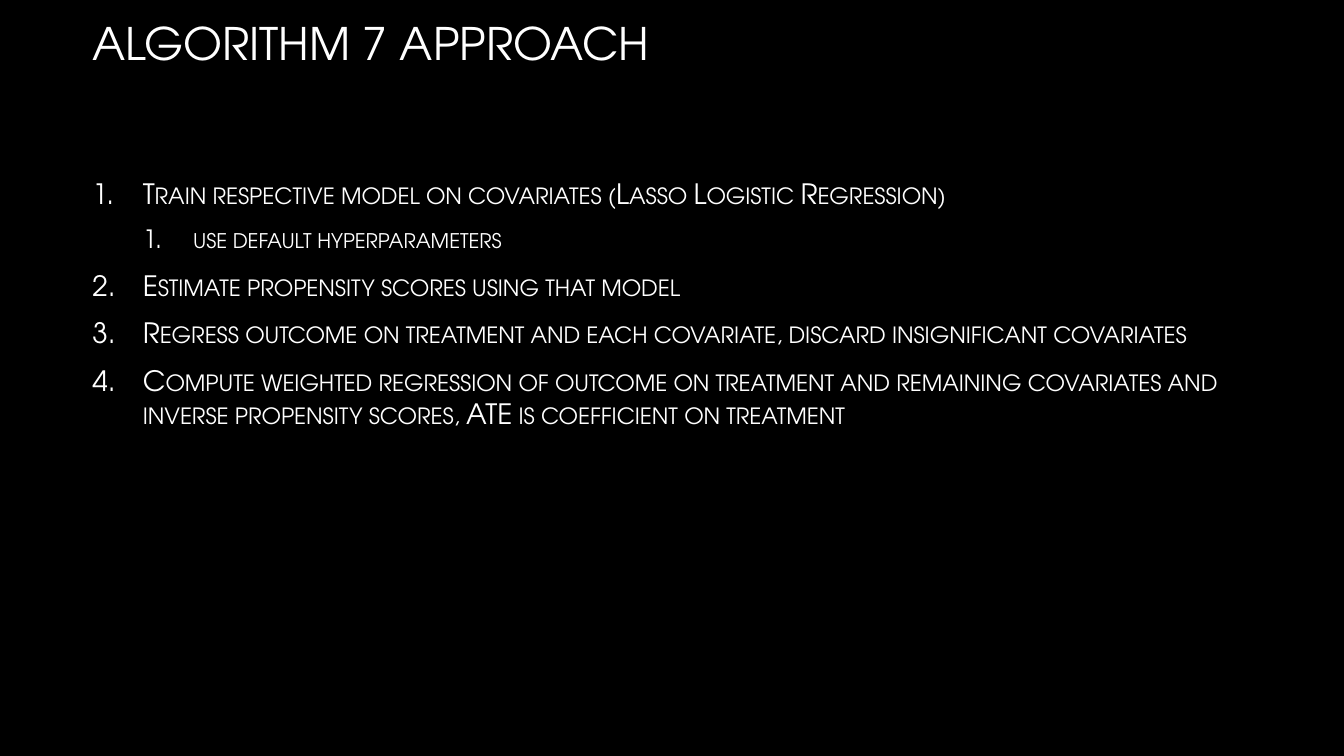
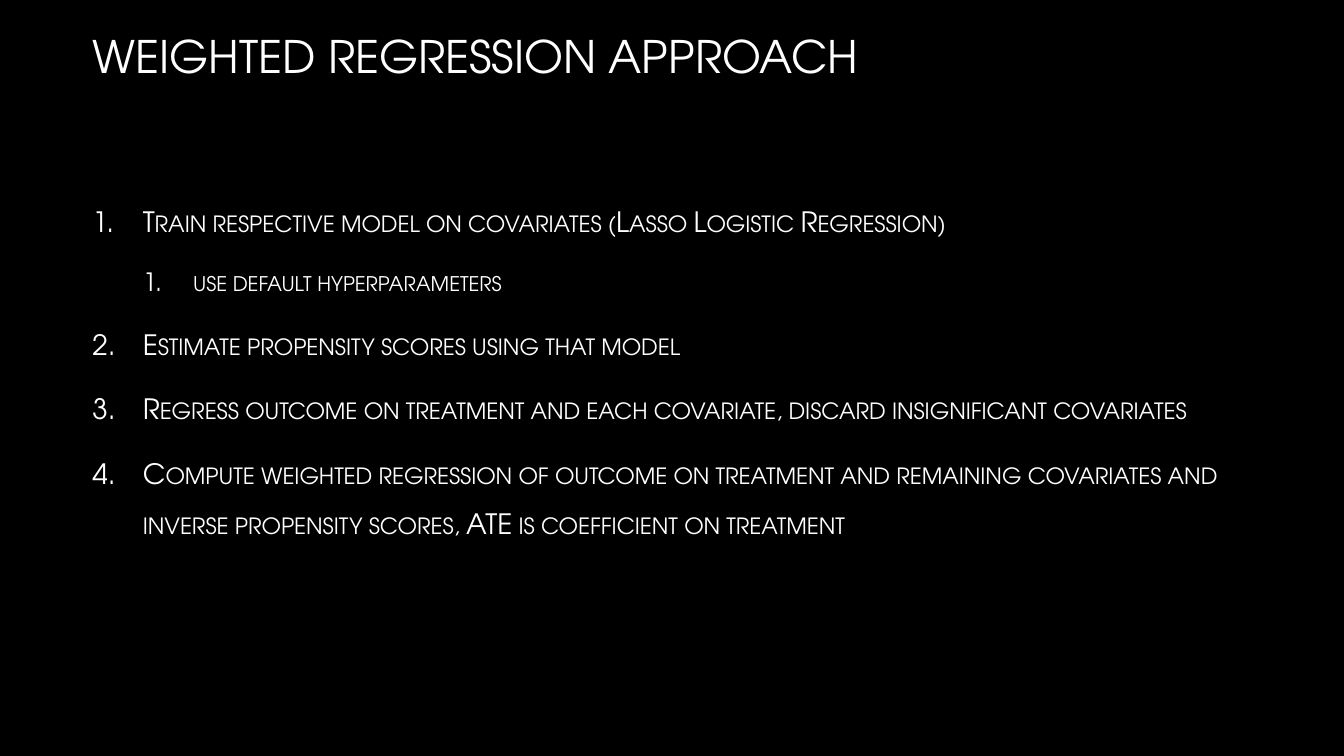
Before and after one commit to TZstatsADS/Spring2021-Project4-group5, a slide deck: slide 9 of doc/ADS Project 4 Presentation.pptx. Drawn at 1344x756 pixels with LibreOffice and Linux fonts; fonts in the diff are those of the drawing; background and template pictures are left out. Boxes give left, top, right and bottom in pixels: in the first picture for what was removed or moved away, otherwise in the second. Text is boxed around its words. In the diff, an @@ line names an element or a change of style, - is before the commit and + after.

```diff
--- a/doc/ADS Project 4 Presentation.pptx
+++ b/doc/ADS Project 4 Presentation.pptx
@@ title at [92,39,858,74]: text changed @@
-ALGORITHM 7 APPROACH
+WEIGHTED REGRESSION APPROACH
@@ text "Train respective model on covariates ..." at [143,215,1218,536]: line spacing 1 to 1.5 @@
```
Also in this commit, not shown: 4 other slides changed.
